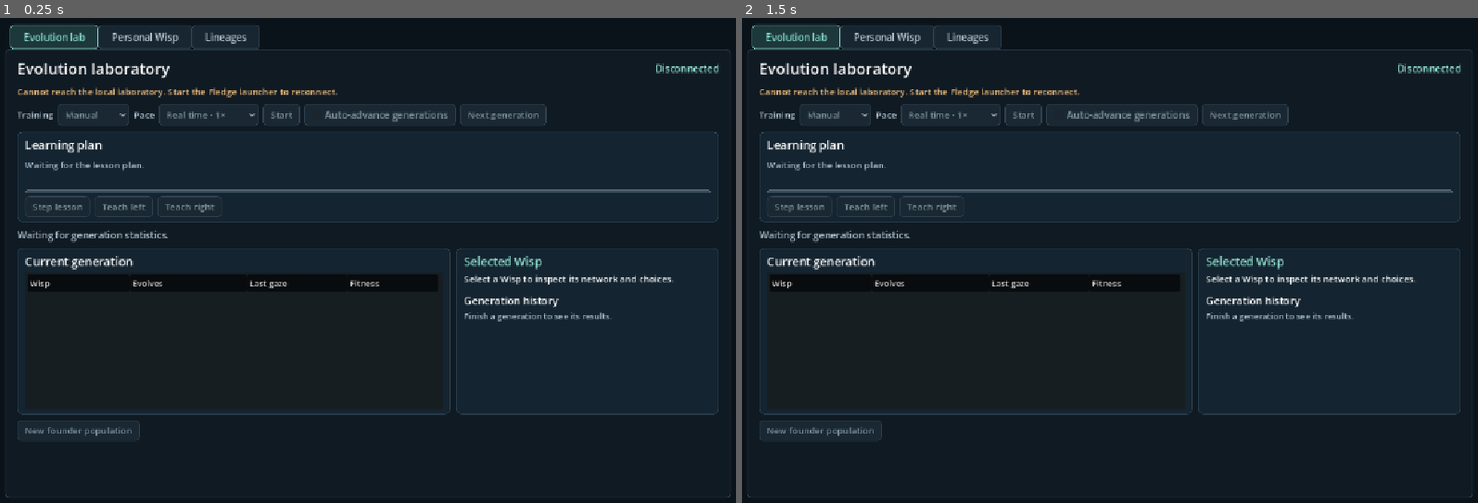
Above: before the commit, frames 1-2 (left to right).
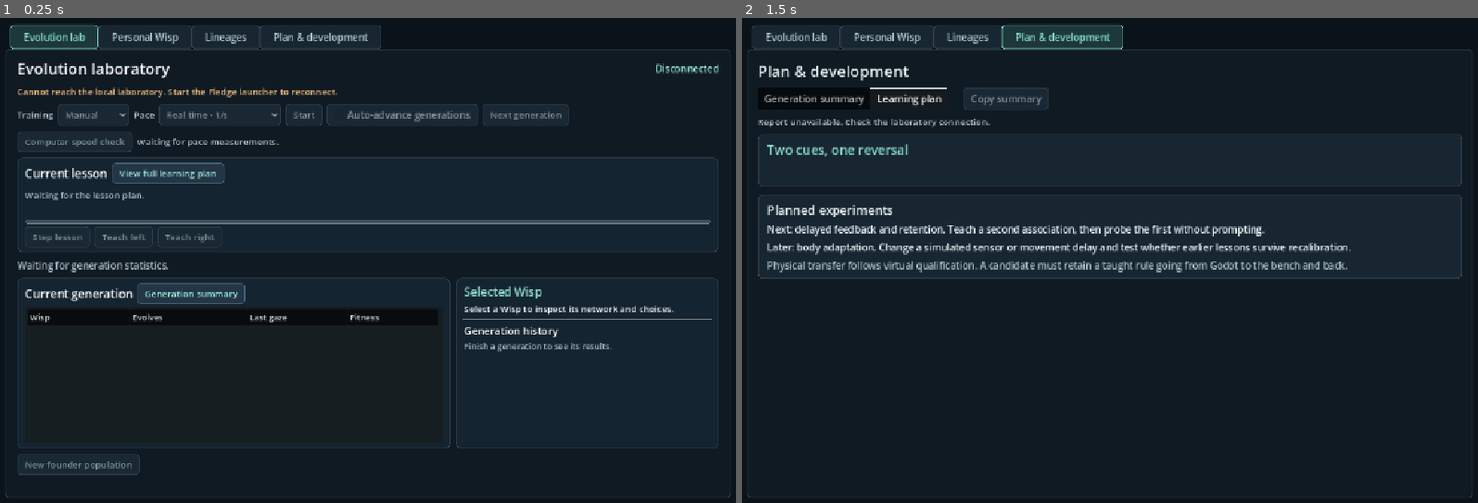
Above: after the commit, the same moments.

Repository: Skyence13/Project-Fledge
Game: Godot game, scene res://teaching_room.tscn
The game is run twice, just before and just after one commit, with the same random seed, the same clock (stepped at 60 frames per second) and the same inputs.
Inputs (mouse positions are in pixels of both pictures, inside the frame that each line leads up to):
- Up to frame 1 (0.25 s): no input
- Up to frame 2 (1.5 s): click (911, 173) at 0.5 s, where only the run after the commit has a clickable "View full learning plan"; tap Enter at 1.25 s

The runs differ from the first frame. In frame 1, 8.3% of the frame differs, in the area x 2-98%, y 1-95%; in frame 2, 9.7%, in the area x 1-98%, y 1-88%.

Commit message:
Calibrate simulation speed and report Wisp development across population sizes

Diff:
--- /dev/null
+++ b/sim/development_panel.gd
@@ -0,0 +1,238 @@
+extends ScrollContainer
+
+const Address = preload("res://service_address.gd")
+const Kit = preload("res://lab_theme.gd")
+
+var http := HTTPRequest.new()
+var poll := Timer.new()
+var topic := TabBar.new()
+var copy_button := Button.new()
+var live_button := Button.new()
+var report: Dictionary = {}
+var scope_branch := ""
+var scope_generation := 0
+var requesting := false
+var request_scope := ""
+var header := Label.new()
+var status := Label.new()
+var summary := VBoxContainer.new()
+var curriculum := VBoxContainer.new()
+var headline := Label.new()
+var explanation := Label.new()
+var evidence := GridContainer.new()
+var evidence_cells: Array[Label] = []
+var trend := Label.new()
+var anatomy := Label.new()
+var group_scores := Label.new()
+var limits := Label.new()
+var lesson_steps := VBoxContainer.new()
+var lesson_position := Label.new()
+var report_text := ""
+var copied_at := -10000
+
+func _ready() -> void:
+	horizontal_scroll_mode = ScrollContainer.SCROLL_MODE_DISABLED
+	var inset := MarginContainer.new()
+	inset.size_flags_horizontal = Control.SIZE_EXPAND_FILL
+	for side in ["top", "bottom", "left", "right"]:
+		inset.add_theme_constant_override("margin_" + side, 16)
+	add_child(inset)
+	var page := VBoxContainer.new()
+	page.add_theme_constant_override("separation", 9)
+	inset.add_child(page)
+	_label(page, header, "Plan & development", 24)
+	var nav := HFlowContainer.new()
+	page.add_child(nav)
+	topic.add_tab("Generation summary")
+	topic.add_tab("Learning plan")
+	topic.custom_minimum_size.x = 315
+	nav.add_child(topic)
+	topic.tab_changed.connect(_show_topic)
+	_button(nav, copy_button, "Copy summary", _copy)
+	_button(nav, live_button, "View live generation", func(): show_report("", 0, 0))
+	_label(page, status, "Reading the current generation…", 14, Kit.MUTED)
+	page.add_child(summary)
+	page.add_child(curriculum)
+	summary.add_theme_constant_override("separation", 10)
+	curriculum.add_theme_constant_override("separation", 12)
+
+	var findings := _card(summary)
+	_label(findings, headline, "Waiting for observations", 20, Kit.ACCENT)
+	_label(findings, explanation, "", 15)
+	evidence.columns = 3
+	evidence.add_theme_constant_override("h_separation", 20)
+	evidence.add_theme_constant_override("v_separation", 5)
+	findings.add_child(evidence)
+	for caption in ["Measurement", "Correct / observed", "Accuracy"]:
+		var field := Label.new()
+		field.add_theme_color_override("font_color", Kit.MUTED)
+		field.text = caption
+		evidence.add_child(field)
+	var population := _card(summary)
+	_label(population, Label.new(), "Population & comparison", 18)
+	_label(population, anatomy, "", 15)
+	_label(population, group_scores, "", 14, Kit.MUTED)
+	_label(population, trend, "", 15, Kit.MUTED)
+	_label(population, limits, "", 14, Color("#f4ca8e"))
+
+	var protocol := _card(curriculum)
+	_label(protocol, Label.new(), "Two cues, one reversal", 20, Kit.ACCENT)
+	_label(protocol, lesson_position, "", 15)
+	protocol.add_child(lesson_steps)
+	lesson_steps.add_theme_constant_override("separation", 5)
+	var roadmap := _card(curriculum)
+	_label(roadmap, Label.new(), "Planned experiments", 19)
+	_label(roadmap, Label.new(), "Next: delayed feedback and retention. Teach a second association, then probe the first without prompting.", 15)
+	_label(roadmap, Label.new(), "Later: body adaptation. Change a simulated sensor or movement delay and test whether earlier lessons survive recalibration.", 15)
+	_label(roadmap, Label.new(), "Physical transfer follows virtual qualification. A candidate must retain a taught rule going from Godot to the bench and back.", 15, Kit.MUTED)
+
+	add_child(http)
+	http.timeout = 5
+	http.request_completed.connect(_received)
+	add_child(poll)
+	poll.wait_time = 1.0
+	poll.timeout.connect(_poll_live)
+	poll.start()
+	visibility_changed.connect(_refresh)
+	_show_topic(0)
+	copy_button.disabled = true
+	live_button.hide()
+	call_deferred("_refresh")
+
+func _card(parent: Control) -> VBoxContainer:
+	var panel := PanelContainer.new()
+	panel.add_theme_stylebox_override("panel", Kit.surface(Color("#182632"), Color("#344854"), 7, 14, 10))
+	parent.add_child(panel)
+	var content := VBoxContainer.new()
+	content.add_theme_constant_override("separation", 6)
+	panel.add_child(content)
+	return content
+
+func _label(parent: Control, item: Label, caption: String, font_size: int, tint := Color("#edf5f6")) -> void:
+	item.text = caption
+	item.autowrap_mode = TextServer.AUTOWRAP_WORD_SMART
+	item.add_theme_font_size_override("font_size", font_size)
+	item.add_theme_color_override("font_color", tint)
+	parent.add_child(item)
+
+func _button(parent: Control, item: Button, caption: String, callback: Callable) -> void:
+	item.text = caption
+	item.pressed.connect(callback)
+	parent.add_child(item)
+
+func _show_topic(index: int) -> void:
+	summary.visible = index == 0
+	curriculum.visible = index == 1
+
+func show_report(branch_id: String, generation: int, tab_index: int) -> void:
+	scope_branch = branch_id
+	scope_generation = generation
+	topic.current_tab = tab_index
+	_show_topic(tab_index)
+	live_button.visible = scope_generation > 0
+	if not report.is_empty():
+		report.clear()
+		copy_button.disabled = true
+		summary.hide()
+		curriculum.hide()
+	status.text = "Reading the generation…"
+	_refresh()
+
+func _scope() -> String:
+	return "%s/%d" % [scope_branch, scope_generation]
+
+func _poll_live() -> void:
+	if Time.get_ticks_msec() - copied_at > 2000:
+		copy_button.text = "Copy summary"
+	if scope_generation == 0 or report.is_empty():
+		_refresh()
+
+func _refresh() -> void:
+	if not is_node_ready() or not is_visible_in_tree() or requesting:
+		return
+	var path := "/lab/development"
+	if scope_generation > 0:
+		path += "?branch=%s&generation=%d" % [scope_branch.uri_encode(), scope_generation]
+	request_scope = _scope()
+	requesting = true
+	if http.request(Address.base_url() + path) != OK:
+		_failed("Could not reach the laboratory.")
+
+func _failed(message: String) -> void:
+	requesting = false
+	status.text = message
+	copy_button.disabled = true
+
+func _received(result: int, code: int, _headers: PackedStringArray, body: PackedByteArray) -> void:
+	requesting = false
+	if request_scope != _scope():
+		call_deferred("_refresh")
+		return
+	var data = JSON.parse_string(body.get_string_from_utf8()) if not body.is_empty() else null
+	if result != HTTPRequest.RESULT_SUCCESS or typeof(data) != TYPE_DICTIONARY or code != 200 or not data.has("evidence"):
+		_failed("Report unavailable. Check the laboratory connection.")
+		return
+	report = data
+	_render()
+	_show_topic(topic.current_tab)
+
+func _percent(value) -> String:
+	return "—" if value == null else "%.1f%%" % (100.0 * float(value))
+
+func _render() -> void:
+	var title := "%s · Generation %d" % [str(report.branch_name), int(report.generation)]
+	header.text = title
+	status.text = "%s  ·  %d of %d cohort trials" % ["Archived checkpoint" if scope_generation > 0 else "Live observations", int(report.step), int(report.steps_per_generation)]
+	headline.text = str(report.headline)
+	explanation.text = str(report.interpretation)
+	var lines: Array[String] = [title, status.text, headline.text, explanation.text]
+	var rows: Array = report.evidence
+	while evidence_cells.size() < rows.size() * 3:
+		var cell := Label.new()
+		evidence_cells.append(cell)
+		evidence.add_child(cell)
+	for i in rows.size():
+		var row: Dictionary = rows[i]
+		var count := "Awaiting trials"
+		if row.status == "unrecorded":
+			count = "Unrecorded"
+		elif int(row.observed) > 0:
+			count = "%d / %d" % [int(row.correct), int(row.observed)]
+		var values := [str(row.label), count, _percent(row.accuracy)]
+		for k in range(3):
+			evidence_cells[i * 3 + k].text = values[k]
+			evidence_cells[i * 3 + k].tooltip_text = "%s · %d observations planned" % [str(row.status).capitalize(), int(row.expected)]
+		lines.append("%s: %s, %s." % values)
+	var p: Dictionary = report.population
+	var f: Dictionary = report.fitness
+	anatomy.text = "%d Wisps, %d distinct genomes. Networks have %d–%d neurons and %d–%d synapses.\nMean recall fitness %s · Best %s" % [
+		int(p.candidates), int(p.unique_genomes), int(p.min_nodes), int(p.max_nodes), int(p.min_edges), int(p.max_edges), _percent(f.mean), _percent(f.best)]
+	var groups: Array[String] = []
+	for condition in report.conditions:
+		groups.append("%s %s" % [str(condition.label), _percent(condition.mean)])
+	group_scores.text = "Mean by group: " + "   ·   ".join(groups)
+	trend.text = str(report.trend.text)
+	limits.text = "Still to test: " + ", ".join(report.untested) + "."
+	lines.append_array([anatomy.text, group_scores.text, trend.text, limits.text])
+	lines.append("Cohort teaching steps with a manual override: %d." % int(report.manual_overrides))
+	lines.append(str(report.scope))
+	if report.has("evolution_seed"):
+		lines.append("Evolution seed: %s" % str(report.evolution_seed))
+	report_text = "\n".join(lines)
+	copy_button.disabled = false
+	var plan: Array = report.plan
+	while lesson_steps.get_child_count() < plan.size():
+		_label(lesson_steps, Label.new(), "", 15)
+	lesson_position.text = "Lifetime %d of %d. The cue assignment flips between lifetimes. Feedback is withheld during probes." % [int(report.lifetime), int(report.lifetimes_per_generation)]
+	for i in range(plan.size()):
+		var stage: Dictionary = plan[i]
+		var item: Label = lesson_steps.get_child(i)
+		var current := i == int(report.phase_index) and not bool(report.complete)
+		item.text = "%d. %s%s  ·  %d trials  ·  %s" % [i+1, str(stage.label), " (current)" if current else "", int(stage.trials), str(stage.description)]
+		item.add_theme_color_override("font_color", Kit.ACCENT if current else Kit.TEXT)
+
+func _copy() -> void:
+	if not report_text.is_empty():
+		DisplayServer.clipboard_set(report_text)
+		copied_at = Time.get_ticks_msec()
+		copy_button.text = "Copied"
--- a/sim/lab_panel.gd
+++ b/sim/lab_panel.gd
@@ -1,4 +1,6 @@
 extends VBoxContainer
+
+signal open_development(index: int)
 
 const Address = preload("res://service_address.gd")
 const HistoryPlot = preload("res://lab_history.gd")
@@ -28,6 +30,15 @@
 var syncing := false
 var training_mode := OptionButton.new()
 var pace_mode := OptionButton.new()
+var speed_check_button := Button.new()
+var calibrate_button := Button.new()
+var speed_dialog := AcceptDialog.new()
+var speed_results := Label.new()
+var pacing_status := Label.new()
+var pace_rates: Array[int] = []
+var plan_button := Button.new()
+var summary_button := Button.new()
+var population_size := OptionButton.new()
 var run_button := Button.new()
 var step_button := Button.new()
 var left_button := Button.new()
@@ -56,6 +67,7 @@
 var history_caption := Label.new()
 var history_plot := HistoryPlot.new()
 var comparison := BoxContainer.new()
+var header := BoxContainer.new()
 
 func _ready() -> void:
 	var scroll := ScrollContainer.new()
@@ -73,7 +85,6 @@
 	main.add_theme_constant_override("separation", 9)
 	outer.add_child(main)
 
-	var header := HBoxContainer.new()
 	main.add_child(header)
 	_label(header, headline, "Evolution laboratory", 24)
 	headline.size_flags_horizontal = Control.SIZE_EXPAND_FILL
@@ -90,18 +101,25 @@
 	_options(tools, training_mode, ["Manual", "Automatic"])
 	training_mode.item_selected.connect(func(i): _configure({"mode": "manual" if i == 0 else "auto"}))
 	_label(tools, Label.new(), "Pace", 14, MUTED)
-	_options(tools, pace_mode, ["Real time · 1×", "Accelerated · 16×"])
-	pace_mode.tooltip_text = "Automatic training targets 1 or 16 cohort trials per second. Manual training advances when you press a trial button."
-	pace_mode.item_selected.connect(func(i): _configure({"speed": "realtime" if i == 0 else "accelerated"}))
+	_options(tools, pace_mode, ["Real time · 1/s", "Accelerated · adaptive"])
+	pace_mode.tooltip_text = "Automatic training advances the entire cohort each trial. Adaptive pace uses this computer's measured capacity. Manual training advances one trial per click."
+	pace_mode.item_selected.connect(_set_pace)
 	_button(tools, run_button, "Start", func(): _configure({"running": not bool(snapshot.get("running", false))}))
 	auto_advance.text = "Auto-advance generations"
 	auto_advance.tooltip_text = "Breed the next generation automatically after all lessons. Switch off to inspect each final cohort."
 	tools.add_child(auto_advance)
 	auto_advance.toggled.connect(func(on): _configure({"auto_advance": on}))
 	_button(tools, next_button, "Next generation", func(): _command({"action": "next_generation"}))
+	var speed_row := _flow(main)
+	_button(speed_row, speed_check_button, "Computer speed check", func(): _open_settings(speed_dialog))
+	_label(speed_row, pacing_status, "Waiting for pace measurements.", 14, MUTED)
+	_setup_speed_dialog()
 
 	var lesson := _card(main)
-	_label(lesson, Label.new(), "Learning plan", 18)
+	var lesson_head := _flow(lesson)
+	_label(lesson_head, Label.new(), "Current lesson", 18)
+	_button(lesson_head, plan_button, "View full learning plan", func(): open_development.emit(1))
+	plan_button.add_theme_color_override("font_color", MINT)
 	lesson.add_child(stage_flow)
 	stage_flow.add_theme_constant_override("h_separation", 9)
 	stage_flow.add_theme_constant_override("v_separation", 4)
@@ -127,7 +145,10 @@
 	var population := _card(comparison)
 	population.size_flags_horizontal = Control.SIZE_EXPAND_FILL
 	population.get_parent().size_flags_stretch_ratio = 1.65
-	_label(population, Label.new(), "Current generation", 18)
+	var cohort_head := _flow(population)
+	_label(cohort_head, Label.new(), "Current generation", 18)
+	_button(cohort_head, summary_button, "Generation summary", func(): open_development.emit(0))
+	summary_button.add_theme_color_override("font_color", MINT)
 	_setup_tree(population)
 	var inspector := _card(comparison)
 	inspector.size_flags_horizontal = Control.SIZE_EXPAND_FILL
@@ -141,11 +162,18 @@
 	inspector.add_child(history_plot)
 	history_plot.custom_minimum_size = Vector2(0, 49)
 	var footer := _flow(main)
-	_button(footer, reset_button, "New founder population", reset_dialog.popup_centered)
+	_button(footer, reset_button, "New founder population", func(): _open_settings(reset_dialog))
 	reset_dialog.title = "Start a new founder population?"
-	reset_dialog.dialog_text = "A new independent lineage will start from the original seed. You can reopen this population in Lineages."
+	var reset_content := _dialog_content(reset_dialog)
+	var reset_hint := Label.new()
+	_label(reset_content, reset_hint, "Start a new independent lineage from the original seed. You can reopen the previous population in Lineages.", 15)
+	reset_hint.autowrap_mode = TextServer.AUTOWRAP_WORD_SMART
+	_label(reset_content, Label.new(), "Founder population", 14, MUTED)
+	_options(reset_content, population_size, ["16 Wisps · 4 per condition", "32 Wisps · 8 per condition", "64 Wisps · 16 per condition"])
+	for i in 3:
+		population_size.set_item_metadata(i, 16 << i)
 	reset_dialog.ok_button_text = "Start new lineage"
-	reset_dialog.confirmed.connect(func(): _command({"action": "reset"}))
+	reset_dialog.confirmed.connect(func(): _command({"action": "reset", "population": population_size.get_selected_metadata()}))
 	add_child(reset_dialog)
 	resized.connect(_resize_layout)
 	_resize_layout()
@@ -162,6 +190,105 @@
 
 func _resize_layout() -> void:
 	comparison.vertical = size.x < 715
+	header.vertical = size.x < 725
+
+func _open_settings(dialog: AcceptDialog) -> void:
+	var width := clampi(int(get_viewport_rect().size.x) - 56, 220, 470)
+	dialog.popup_centered(Vector2i(width, 264))
+
+func _dialog_content(dialog: AcceptDialog) -> VBoxContainer:
+	var scroll := ScrollContainer.new()
+	scroll.horizontal_scroll_mode = ScrollContainer.SCROLL_MODE_DISABLED
+	scroll.custom_minimum_size = Vector2(180, 135)
+	dialog.add_child(scroll)
+	var column := VBoxContainer.new()
+	column.size_flags_horizontal = Control.SIZE_EXPAND_FILL
+	column.add_theme_constant_override("separation", 9)
+	scroll.add_child(column)
+	return column
+
+func _setup_speed_dialog() -> void:
+	speed_dialog.title = "Computer speed check"
+	speed_dialog.ok_button_text = "Close"
+	var column := _dialog_content(speed_dialog)
+	var explanation := Label.new()
+	_label(column, explanation, "Measure how many trials per second this computer can sustain for the current population. Each trial advances every Wisp once.", 15)
+	explanation.autowrap_mode = TextServer.AUTOWRAP_WORD_SMART
+	_label(column, speed_results, "", 15, MINT)
+	speed_results.autowrap_mode = TextServer.AUTOWRAP_WORD_SMART
+	_button(column, calibrate_button, "Run speed check", func(): _command({"action": "calibrate"}))
+	add_child(speed_dialog)
+
+func _set_pace(index: int) -> void:
+	if index == 0:
+		_configure({"speed": "realtime"})
+	else:
+		_configure({"speed": "accelerated", "rate": pace_mode.get_item_metadata(index)})
+
+func _render_pacing() -> void:
+	var pace: Dictionary = snapshot.get("pacing", {})
+	var requested = pace.get("requested_rate")
+	var live_cap = pace.get("live_cap")
+	var rates: Array[int] = []
+	for value in pace.get("presets", []):
+		if int(value) > 1 and not rates.has(int(value)):
+			rates.append(int(value))
+	if requested != null and not rates.has(int(requested)):
+		rates.append(int(requested))
+	rates.sort()
+	# Polling must not rebuild a PopupMenu while the operator is choosing a rate.
+	if not pace_mode.get_popup().visible:
+		if rates != pace_rates:
+			while pace_mode.item_count > 2:
+				pace_mode.remove_item(pace_mode.item_count - 1)
+			for rate in rates:
+				pace_mode.add_item("Accelerated · %d/s" % rate)
+				pace_mode.set_item_metadata(pace_mode.item_count - 1, rate)
+			pace_rates = rates
+		for i in rates.size():
+			var rate := rates[i]
+			var limited := live_cap != null and rate > int(live_cap)
+			var index := i + 2
+			var text := "Requested %d/s (limited)" % rate if limited else "Accelerated · %d/s" % rate
+			if pace_mode.get_item_text(index) != text:
+				pace_mode.set_item_text(index, text)
+			pace_mode.set_item_disabled(index, limited)
+		var selected := 0
+		if snapshot.speed == "accelerated":
+			selected = 1 if requested == null else 2 + rates.find(int(requested))
+		pace_mode.select(selected)
+	var measured = pace.get("measured_trials_per_second")
+	var cap = pace.get("cap")
+	var achieved = pace.get("achieved_trials_per_second")
+	var measuring: bool = pace.get("status") == "measuring"
+	var effective = pace.get("effective_trials_per_second", 1)
+	var pace_summary := "Effective target %d/s" % int(effective)
+	if achieved != null:
+		pace_summary += "  ·  Achieved %.1f/s" % float(achieved)
+	if measuring:
+		pace_summary += "  ·  Measuring capacity…"
+	elif live_cap != null:
+		pace_summary += "  ·  Live limit %d/s" % int(live_cap)
+	elif cap != null:
+		pace_summary += "  ·  Benchmark limit %d/s" % int(cap)
+	elif pace.get("status") == "error":
+		pace_summary += "  ·  Check failed"
+	else:
+		pace_summary += "  ·  Capacity unmeasured"
+	pacing_status.text = pace_summary
+	pacing_status.tooltip_text = "All rates are cohort trials per second. Automatic training records the achieved rate while running."
+	if measuring:
+		speed_results.text = "Measuring this computer with %d Wisps…" % int(pace.get("population", snapshot.population))
+	elif pace.get("status") == "error":
+		speed_results.text = "Speed check failed. " + str(pace.get("error", "Run the check again."))
+	elif cap != null and measured != null:
+		speed_results.text = "%d Wisps  ·  Measured %.1f cohort trials/s\nBenchmark limit %d cohort trials/s" % [
+			int(pace.get("population", snapshot.population)), float(measured), int(cap)]
+		if live_cap != null:
+			speed_results.text += "\nLive limit %d cohort trials/s at the current load" % int(live_cap)
+	else:
+		speed_results.text = "This population has no speed measurement yet."
+	calibrate_button.text = "Measuring…" if measuring else "Run speed check"
 
 func _box(fill: Color, border: Color, radius: int) -> StyleBoxFlat:
 	var box := StyleBoxFlat.new()
@@ -301,6 +428,8 @@
 	var teaching: bool = snapshot.get("teaching", false)
 	training_mode.disabled = locked
 	pace_mode.disabled = locked
+	speed_check_button.disabled = not connected_to_lab
+	calibrate_button.disabled = locked or snapshot.get("pacing", {}).get("status") == "measuring"
 	auto_advance.disabled = locked
 	run_button.disabled = locked or manual or (waiting and not auto_advance.button_pressed and not bool(snapshot.get("running", false)))
 	run_button.text = "Pause" if bool(snapshot.get("running", false)) else "Start"
@@ -326,7 +455,7 @@
 func _render() -> void:
 	syncing = true
 	training_mode.select(0 if snapshot.mode == "manual" else 1)
-	pace_mode.select(0 if snapshot.speed == "realtime" else 1)
+	_render_pacing()
 	auto_advance.set_pressed_no_signal(bool(snapshot.get("auto_advance", false)))
 	headline.text = "Evolution laboratory  ·  Generation %d" % int(snapshot.generation)
 	var lineage := str(snapshot.get("active_branch_name", ""))
--- a/sim/lineage_panel.gd
+++ b/sim/lineage_panel.gd
@@ -1,6 +1,7 @@
 extends ScrollContainer
 
 signal open_lab
+signal open_report(branch_id: String, generation: int)
 
 const Address = preload("res://service_address.gd")
 const ThemeKit = preload("res://lab_theme.gd")
@@ -18,6 +19,7 @@
 var variants := Tree.new()
 var branch_name := LineEdit.new()
 var fork_button := Button.new()
+var report_button := Button.new()
 var lineage_info := Label.new()
 var message := Label.new()
 var branch_items: Array = []
@@ -84,6 +86,7 @@
 	branch_name.custom_minimum_size.x = 180
 	fork_row.add_child(branch_name)
 	_button(fork_row, fork_button, "Branch from here", func(): _change_lineage(true))
+	_button(fork_row, report_button, "Generation summary", func(): open_report.emit(selected_branch, selected_generation))
 	fork_button.tooltip_text = "Start a separate lineage at the next generation. The source keeps its descendants."
 	_label(page, message, "", 14, Color("#f4ca8e"))
 	add_child(http)
@@ -278,6 +281,7 @@
 	refresh_button.disabled = busy
 	switch_button.disabled = busy or selected_branch.is_empty()
 	fork_button.disabled = busy or snapshot.is_empty()
+	report_button.disabled = fork_button.disabled
 	page_back.disabled = busy or cursors.size() < 2
 	page_forward.disabled = busy or not has_older
 	generations.mouse_filter = Control.MOUSE_FILTER_IGNORE if busy else Control.MOUSE_FILTER_STOP
--- a/sim/teaching_room.gd
+++ b/sim/teaching_room.gd
@@ -3,6 +3,7 @@
 const WispView = preload("res://wisp_view.gd")
 const LabPanel = preload("res://lab_panel.gd")
 const LineagePanel = preload("res://lineage_panel.gd")
+const DevelopmentPanel = preload("res://development_panel.gd")
 const LabTheme = preload("res://lab_theme.gd")
 const Address = preload("res://service_address.gd")
 const MUTED := Color("#b6c8d1")
@@ -49,6 +50,16 @@
 	tabs.add_child(lineages)
 	tabs.set_tab_title(2, "Lineages")
 	lineages.open_lab.connect(func(): tabs.current_tab = 0)
+	var development := DevelopmentPanel.new()
+	development.name = "Development"
+	tabs.add_child(development)
+	tabs.set_tab_title(3, "Plan & development")
+	lab.open_development.connect(func(topic_index: int):
+		tabs.current_tab = 3
+		development.show_report("", 0, topic_index))
+	lineages.open_report.connect(func(branch: String, generation: int):
+		tabs.current_tab = 3
+		development.show_report(branch, generation, 0))
 	var margin := MarginContainer.new()
 	personal.add_child(margin)
 	margin.size_flags_horizontal = Control.SIZE_EXPAND_FILL
Not shown, changed: docs/HANDOFF.md
